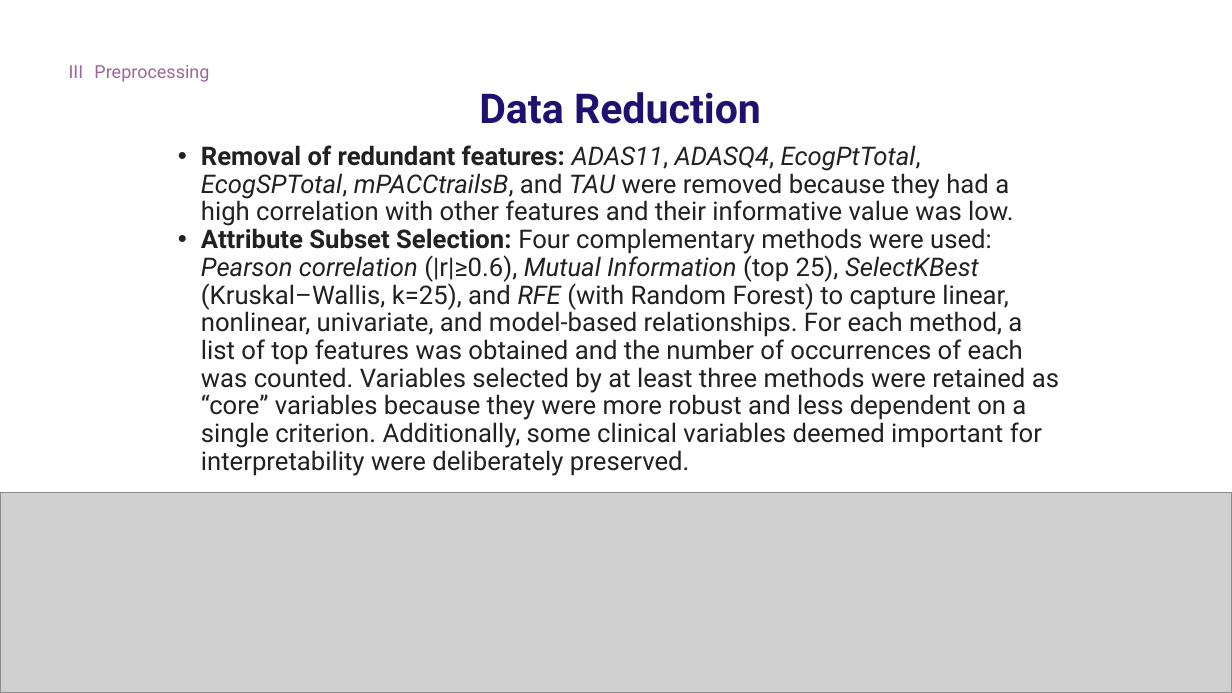
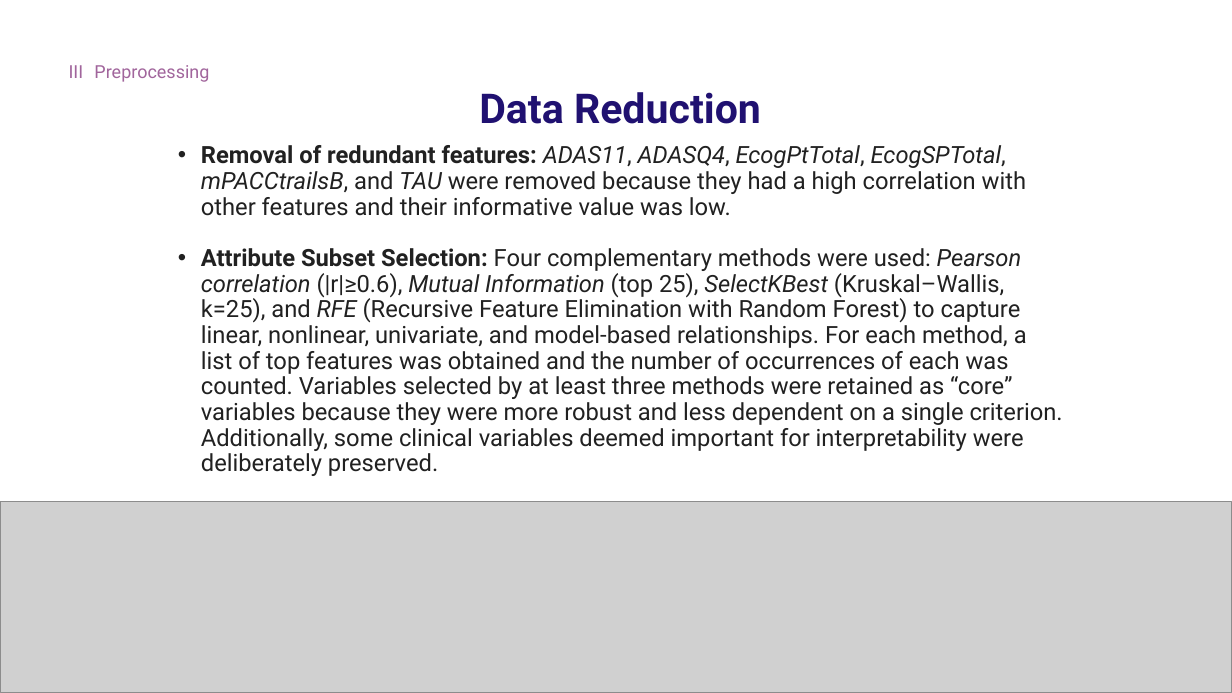
Before and after one commit to Tenshin000/CogniPredictAD, a slide deck: slide 17 of Presentation.pptx. Drawn at 1232x693 pixels with LibreOffice and Linux fonts; fonts in the diff are those of the drawing; grey boxes stand for pictures. Boxes give left, top, right and bottom in pixels: in the first picture for what was removed or moved away, otherwise in the second. Text is boxed around its words. In the diff, an @@ line names an element or a change of style, - is before the commit and + after.

```diff
--- a/Presentation.pptx
+++ b/Presentation.pptx
@@ text at [201, 145, 1026, 216]: size 20 to 18.5 pt in "Removal of redundant features: ADAS11, ADASQ4, EcogPtTotal, ..." @@
@@ text at [201, 248, 1063, 476]: text changed; size 20 to 18.5 pt @@
-• Attribute Subset Selection: Four complementary methods were used: Pearson correlation (|r|≥0.6), Mutual Information (top 25), SelectKBest (Kruskal–Wallis, k=25), and RFE (with Random Forest) to capture linear, nonlinear, univariate, and model-based relationships. For each method, a list of top features was obtained and the number of occurrences of each was counted. Variables selected by at least three methods were retained as “core” variables because they were more robust and less dependent on a single criterion. Additionally, some clinical variables deemed important for interpretability were deliberately preserved.
+• Attribute Subset Selection: Four complementary methods were used: Pearson correlation (|r|≥0.6), Mutual Information (top 25), SelectKBest (Kruskal–Wallis, k=25), and RFE (Recursive Feature Elimination with Random Forest) to capture linear, nonlinear, univariate, and model-based relationships. For each method, a list of top features was obtained and the number of occurrences of each was counted. Variables selected by at least three methods were retained as “core” variables because they were more robust and less dependent on a single criterion. Additionally, some clinical variables deemed important for interpretability were deliberately preserved.
@@ picture: place and size @@
-picture at [0, 493, 1232, 693]
+picture at [0, 502, 1232, 693]
```
Also in this commit, not shown: 16 other slides changed, 8 other files.
